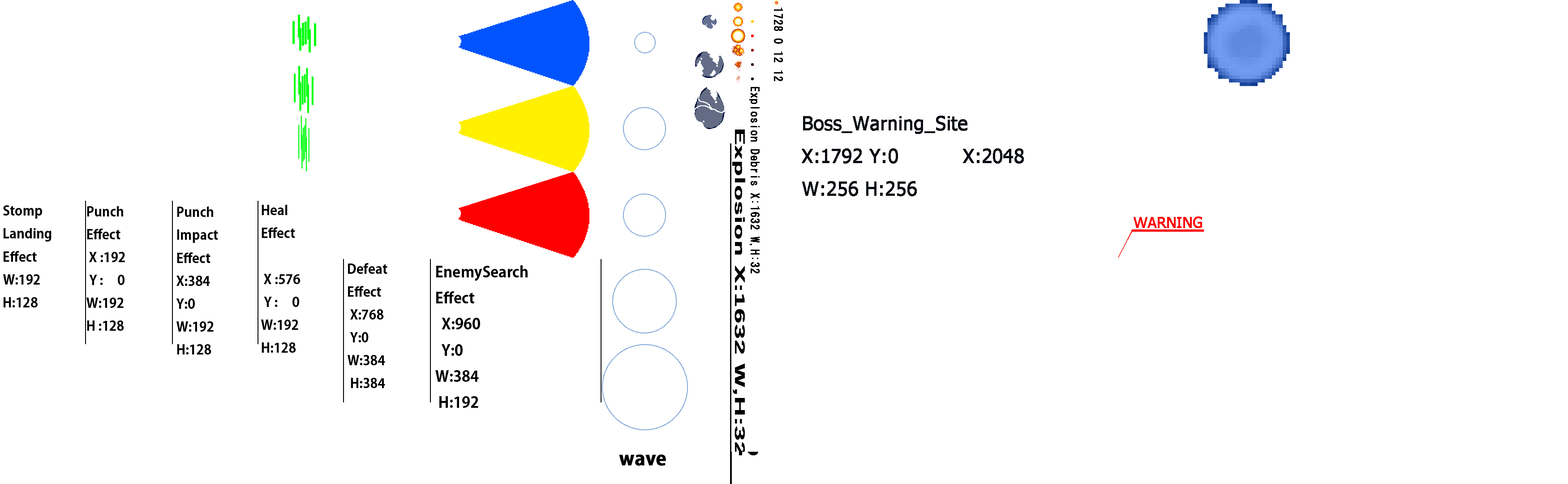
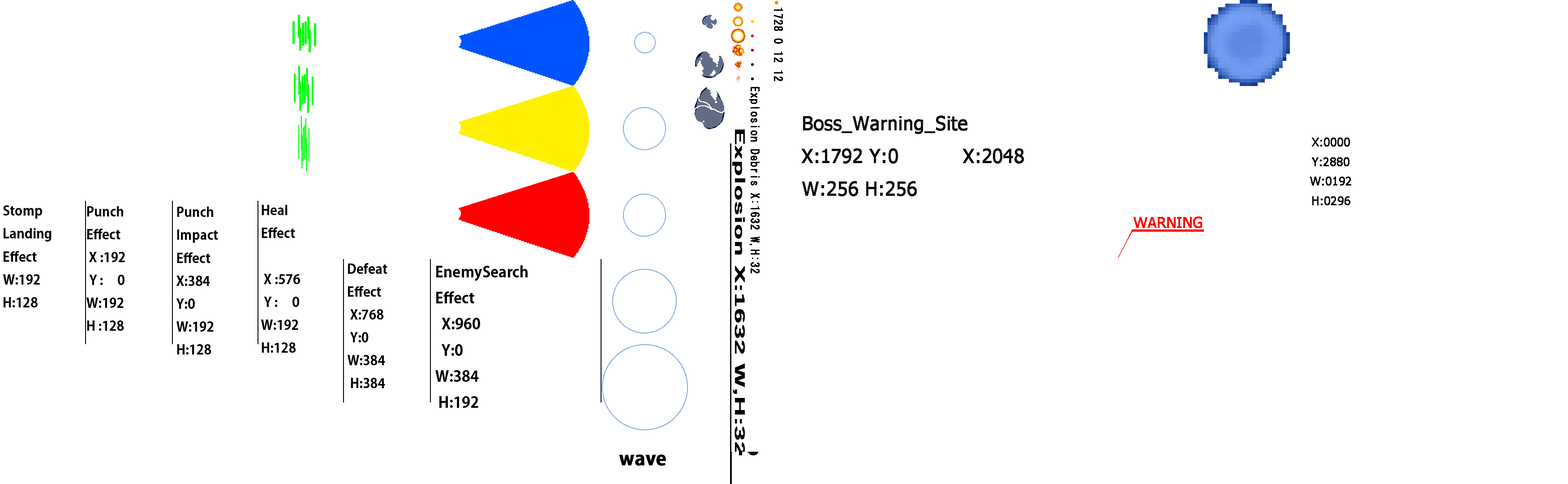
Comparing the layer stacks of the two (1568, 484) images. Changes:
added layer "X:0000 Y:2880 W:0192 H:0296" above "レイヤー 2" over [1310,137,1352,206]
